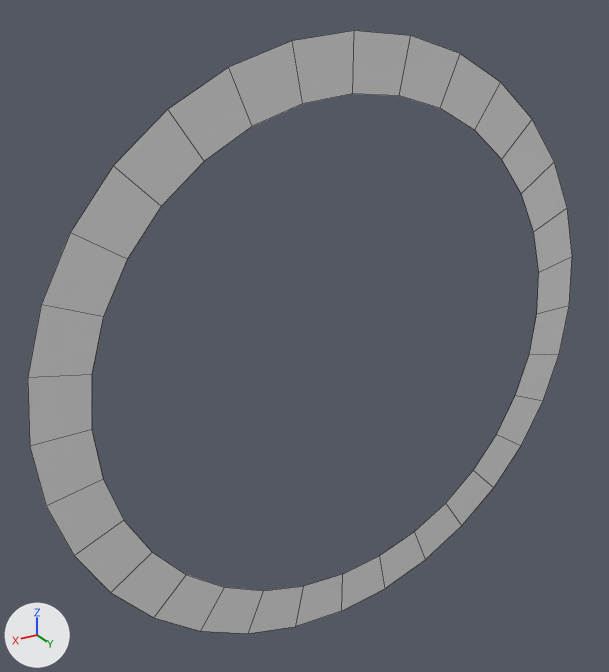
One commit to the FBX model Bird Gang/Assets/Maya Assets/Misc/circle_thing.fbx: the scene before it, then after it.
Camera for both pictures: a 50 mm camera at (8.25, 12.17, 6.86) aimed at (0.64, -0.52, 0.52). The axes (+X, +Y, +Z) are drawn at lower left. The lights are the same throughout. Mesh edges are drawn as thin lines. Where no turn or scale is listed for an object, it has been applied to the vertices.

In view in the first picture: 'Circle Thing'.
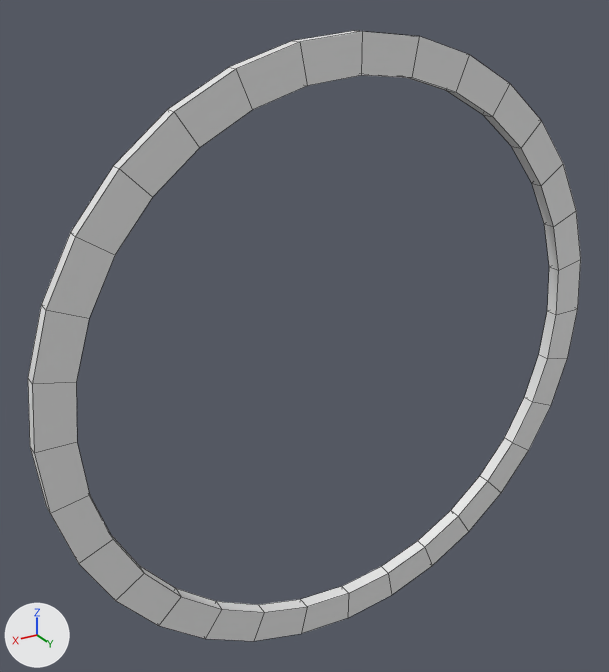
Location of each change, (x1, y1, x2, y2) in pixels of the pictures (609 x 672 px):
'Circle Thing', reshaped
    before: (28, 31, 572, 634)
    after: (28, 31, 581, 641)

Edits to the bpy script that builds the scene:
```text
Change me_circle:
    used by ob_circle_thing; location = (0.0, 0.0, 0.0)
    remove me_circle.from_pydata(...)  # 64 vertices, 32 faces; spans x -6.0..6.0, y 0.0, z -6.0..6.0
    add me_circle.from_pydata(...)  # 128 vertices, 128 faces; spans x -6.0..6.0, y -0.01..0.26, z -6.0..6.0
    me_circle part 1
    32 faces are deleted
    32 vertices move from x -5.0..5.0, y 0.0, z -5.0..5.0 to x -5.32..5.32, y -0.01, z -5.32..5.32
    32 new vertices lie (0.0, 0.27, 0.0) away from vertices in x -5.0..5.0, y 0.0, z -5.0..5.0
    32 new vertices lie (0.0, 0.25, 0.0) away from vertices in x -6.0..6.0, y 0.0, z -6.0..6.0
    128 new faces join them
```
